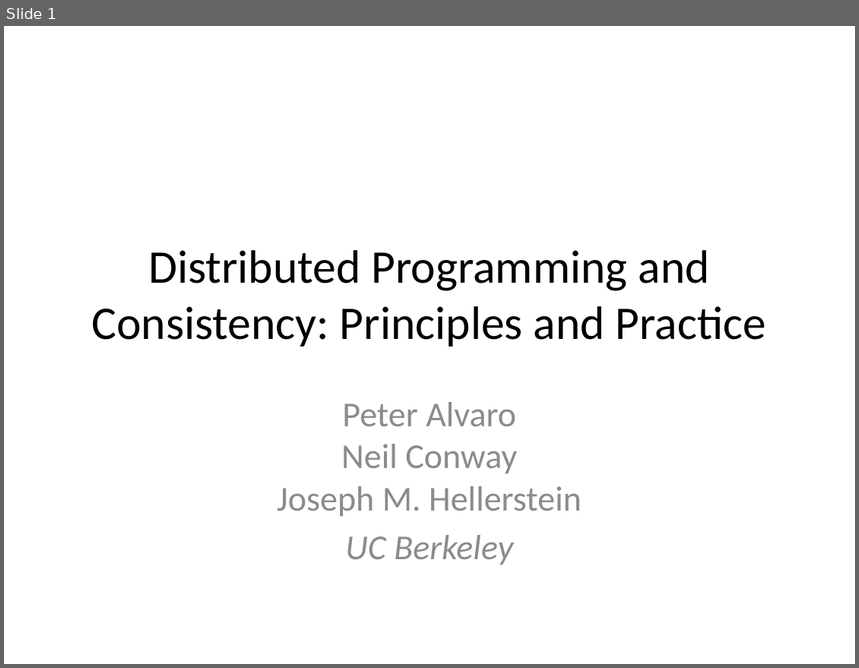
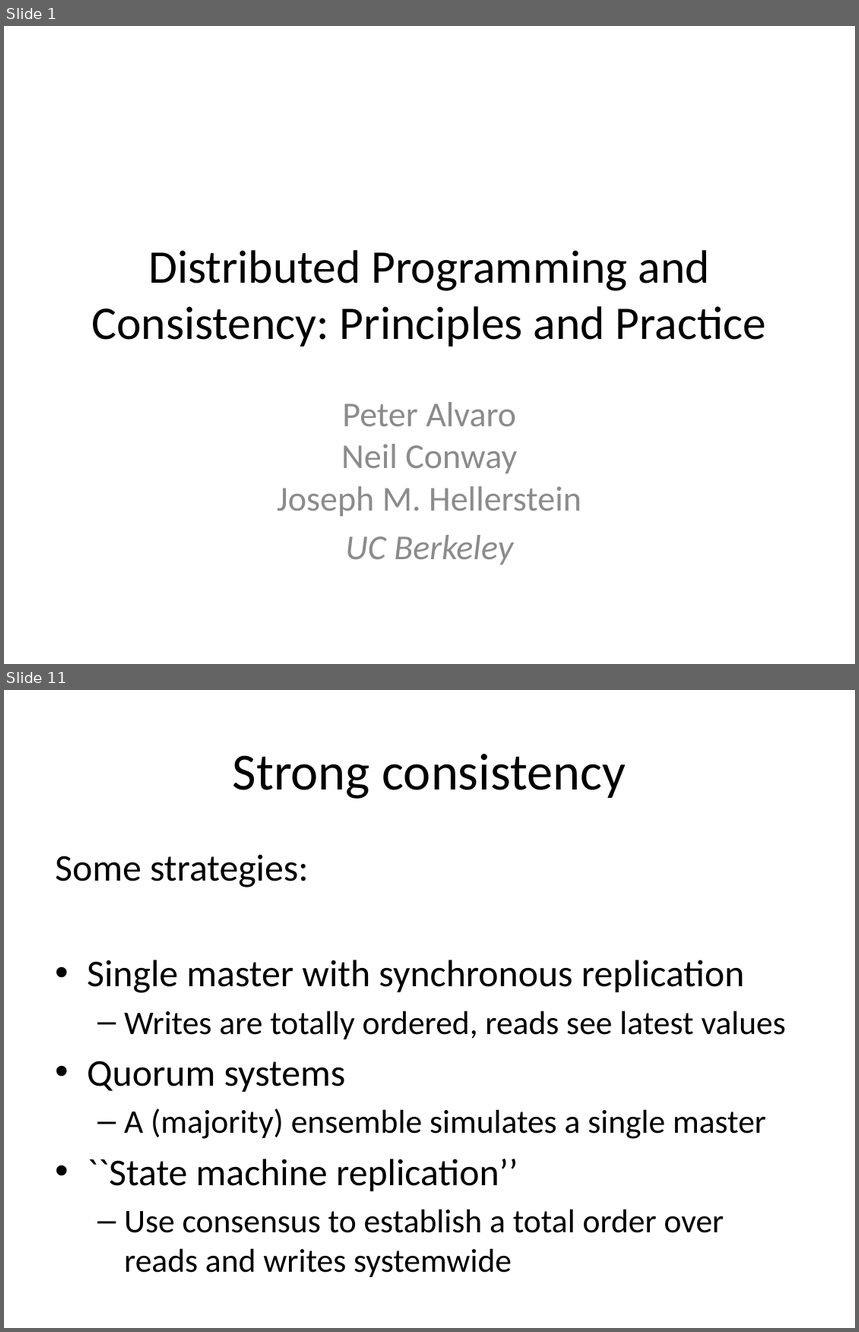
Before and after one commit to declarativitydotnet/declarativity, a slide deck: socc12-bloom-tutorial/slides/bloom-tutorial.pptx. Shown one above the other, each under a label of ours: slide 1 before the commit, slides 1 and 11 after it; the slides between them are not shown. The pictures are 859x668 and 859x1332 pixels, drawn with LibreOffice and Linux fonts; fonts in the diff are those of the drawing. Boxes give left, top, right and bottom in pixels: in the first picture for what was removed or moved away, otherwise in the second. Text is boxed around its words. In the diff, an @@ line names an element or a change of style, - is before the commit and + after.

```diff
--- a/socc12-bloom-tutorial/slides/bloom-tutorial.pptx
+++ b/socc12-bloom-tutorial/slides/bloom-tutorial.pptx
@@ slide 11 added at <box>4,690,855,1328</box>, background #FFFFFF @@
@@ title added at <box>233,754,626,799</box>, 44 pt, text #000000 @@
+Strong consistency
@@ text added at <box>55,854,786,1277</box>, 28 pt, text #000000 @@
+Some strategies:
+• Single master with synchronous replication
+  – Writes are totally ordered, reads see latest values
+• Quorum systems
+  – A (majority) ensemble simulates a single master
+• ``State machine replication’’
+  – Use consensus to establish a total order over reads and writes systemwide
```
Also in this commit, not shown: 48 other slides added.
